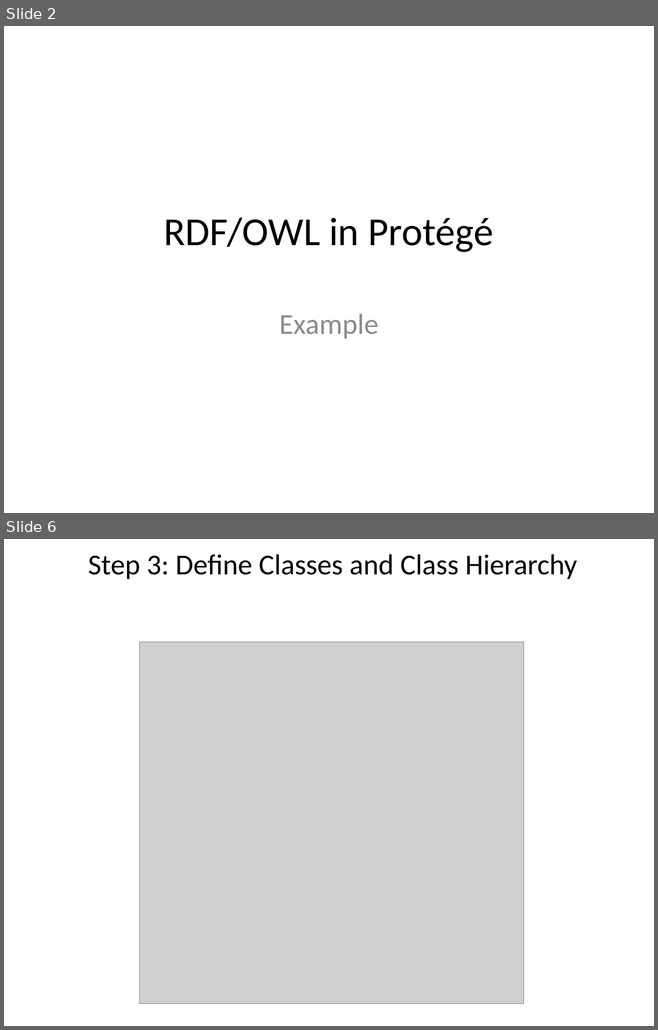
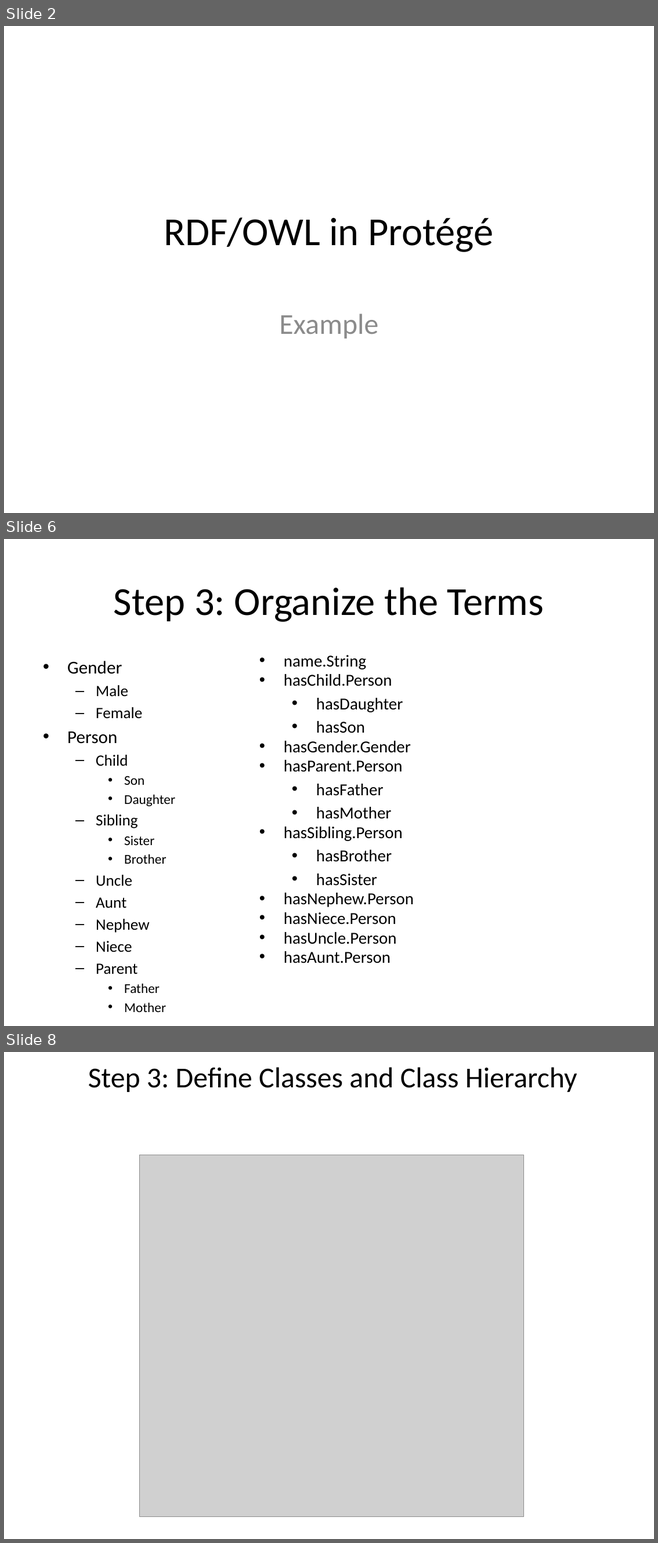
Before and after one commit to selminessrine/faculty-semweb, a slide deck: doc/workshop/WS3-[Lab1] Ontology Building in Action.pptx. Shown one above the other, each under a label of ours: slides 2 and 6 before the commit, slides 2, 6 and 8 after it; the slides between them are not shown. The pictures are 658x1030 and 658x1543 pixels, drawn with LibreOffice and Linux fonts; fonts in the diff are those of the drawing; grey boxes stand for pictures. Boxes give left, top, right and bottom in pixels: in the first picture for what was removed or moved away, otherwise in the second. Text is boxed around its words. In the diff, an @@ line names an element or a change of style, - is before the commit and + after.

```diff
--- a/doc/workshop/WS3-[Lab1] Ontology Building in Action.pptx
+++ b/doc/workshop/WS3-[Lab1] Ontology Building in Action.pptx
@@ slide 6 added at box(4, 539, 654, 1026), background #FFFFFF @@
@@ title added at box(114, 587, 544, 622), 44 pt, text #000000 @@
+Step 3: Organize the Terms
@@ text added at box(284, 655, 413, 964), 18.6 pt, text #000000 @@
+• name.String
+• hasChild.Person
+  • hasDaughter
+  • hasSon
+• hasGender.Gender
+• hasParent.Person
+  • hasFather
+  • hasMother
+• hasSibling.Person
+  • hasBrother
+  • hasSister
+• hasNephew.Person
+• hasNiece.Person
+• hasUncle.Person
+• hasAunt.Person
@@ text added at box(67, 661, 175, 1012), 17.5 pt, text #000000 @@
+• Gender
+  – Male
+  – Female
+• Person
+  – Child
+    • Son
+    • Daughter
+  – Sibling
+    • Sister
+    • Brother
+  – Uncle
+  – Aunt
+  – Nephew
+  – Niece
+  – Parent
+    • Father
+    • Mother
@@ what was slide 6 is now slide 8 @@
```
Also in this commit, not shown: 2 slides changed, 2 other slides added, 1 slide removed, 2 other files.
